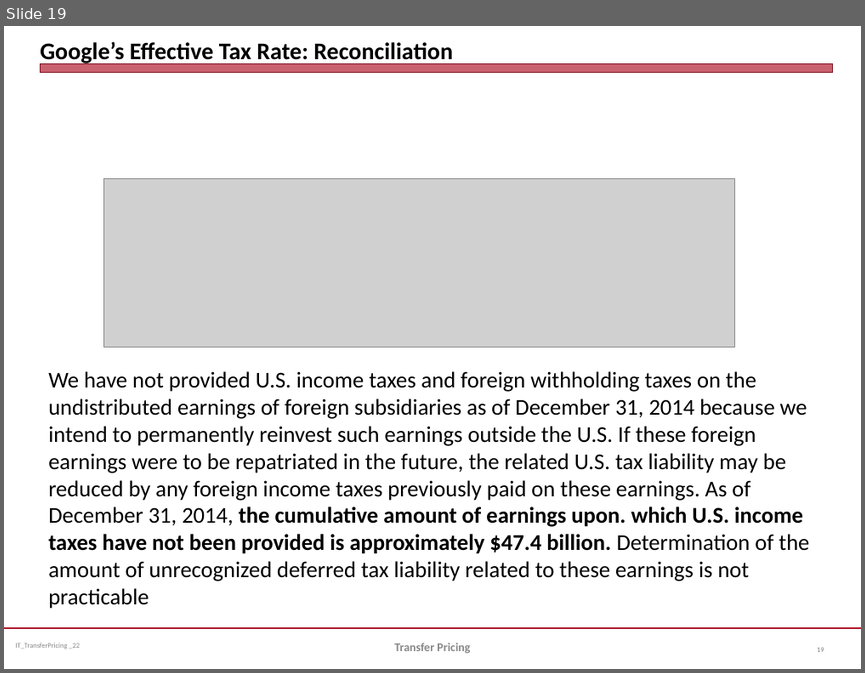
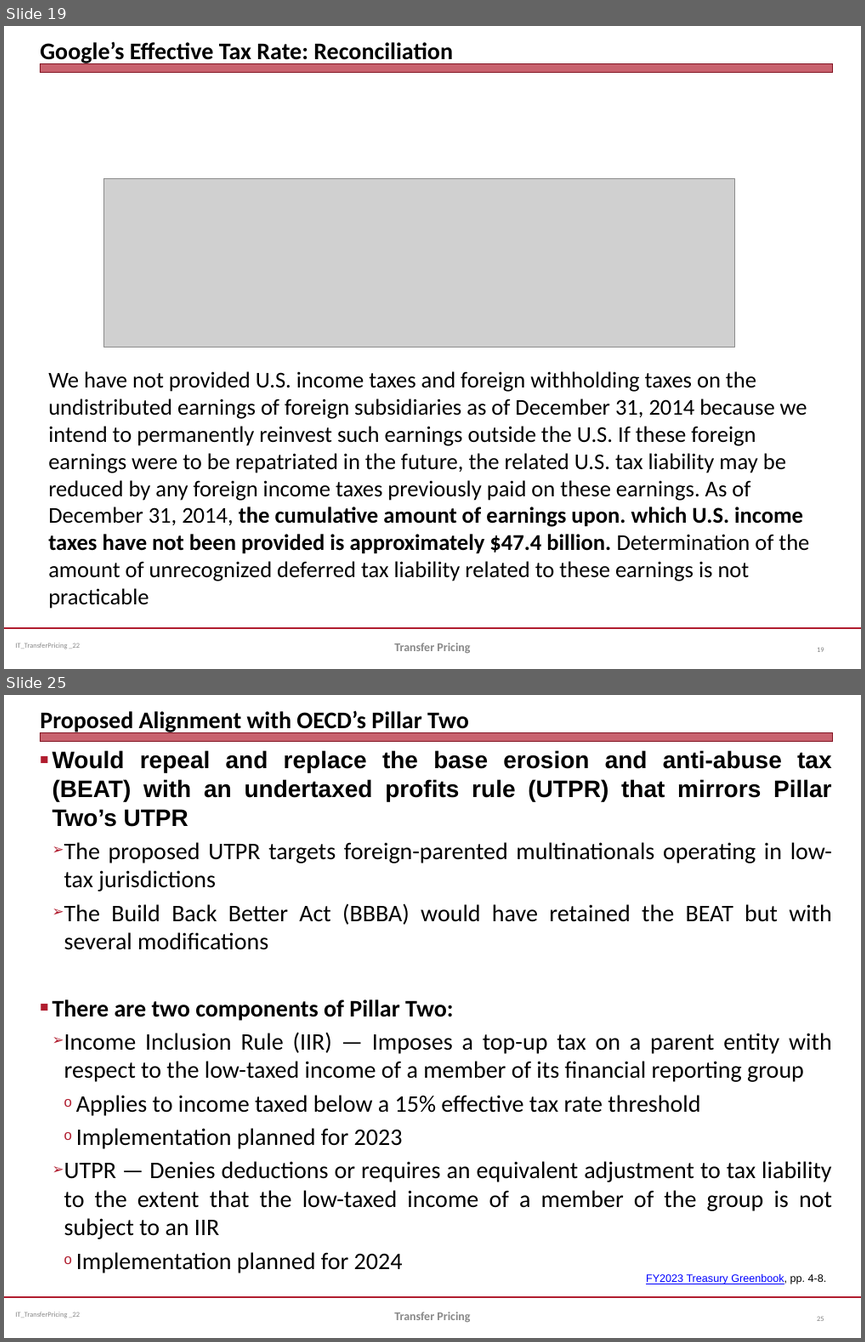
Before and after one commit to jmc877/International-Tax, a slide deck: slides/IT_TransferPricing_2022.pptx. Shown one above the other, each under a label of ours: slide 19 before the commit, slides 19 and 25 after it; the slides between them are not shown. The pictures are 865x673 and 865x1342 pixels, drawn with LibreOffice and Linux fonts; fonts in the diff are those of the drawing; grey boxes stand for pictures. Boxes give left, top, right and bottom in pixels: in the first picture for what was removed or moved away, otherwise in the second. Text is boxed around its words. In the diff, an @@ line names an element or a change of style, - is before the commit and + after.

```diff
--- a/slides/IT_TransferPricing_2022.pptx
+++ b/slides/IT_TransferPricing_2022.pptx
@@ slide 25 added at bbox=[4, 695, 861, 1338], background #FFFFFF; not listed: 3 template elements that a slide beside it also shows @@
@@ title added at bbox=[40, 710, 469, 734], 20 pt, text #000000, bold @@
+Proposed Alignment with OECD’s Pillar Two
@@ text added at bbox=[52, 750, 832, 1273], 20 pt, text #000000 @@
+■ Would repeal and replace the base erosion and anti-abuse tax (BEAT) with an undertaxed profits rule (UTPR) that mirrors Pillar Two’s UTPR
+  ➢ The proposed UTPR targets foreign-parented multinationals operating in low-tax jurisdictions
+  ➢ The Build Back Better Act (BBBA) would have retained the BEAT but with several modifications
+■ There are two components of Pillar Two:
+  ➢ Income Inclusion Rule (IIR) — Imposes a top-up tax on a parent entity with respect to the low-taxed income of a member of its financial reporting group
+    o Applies to income taxed below a 15% effective tax rate threshold
+    o Implementation planned for 2023
+  ➢ UTPR — Denies deductions or requires an equivalent adjustment to tax liability to the extent that the low-taxed income of a member of the group is not subject to an IIR
+    o Implementation planned for 2024
@@ text added at bbox=[646, 1274, 827, 1284], 9 pt, text #0000FF, underline @@
+FY2023 Treasury Greenbook, pp. 4-8.
@@ text added at bbox=[394, 1311, 470, 1321], 10 pt, text #898989, bold @@
+Transfer Pricing
@@ page number added at bbox=[817, 1315, 824, 1321], 6 pt, text #808080 @@
+25
```
Also in this commit, not shown: 3 slides changed, 2 other slides added.
